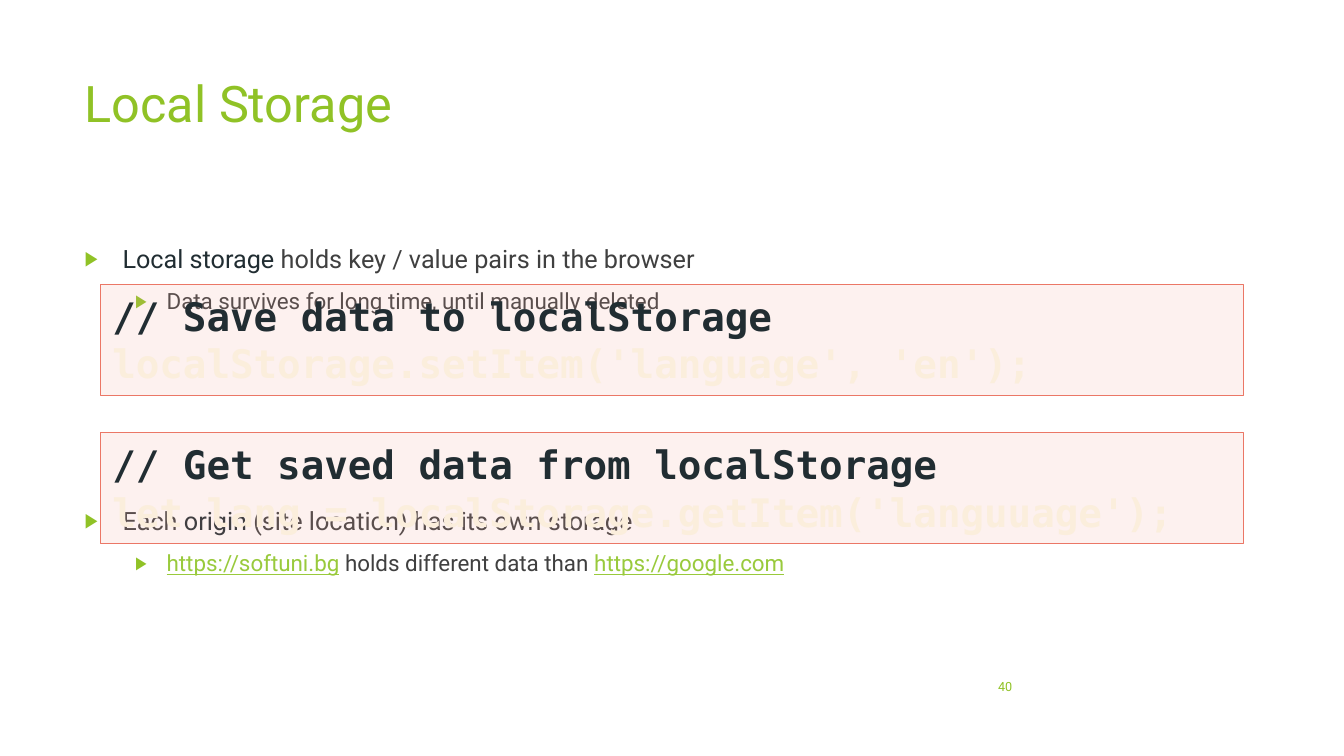
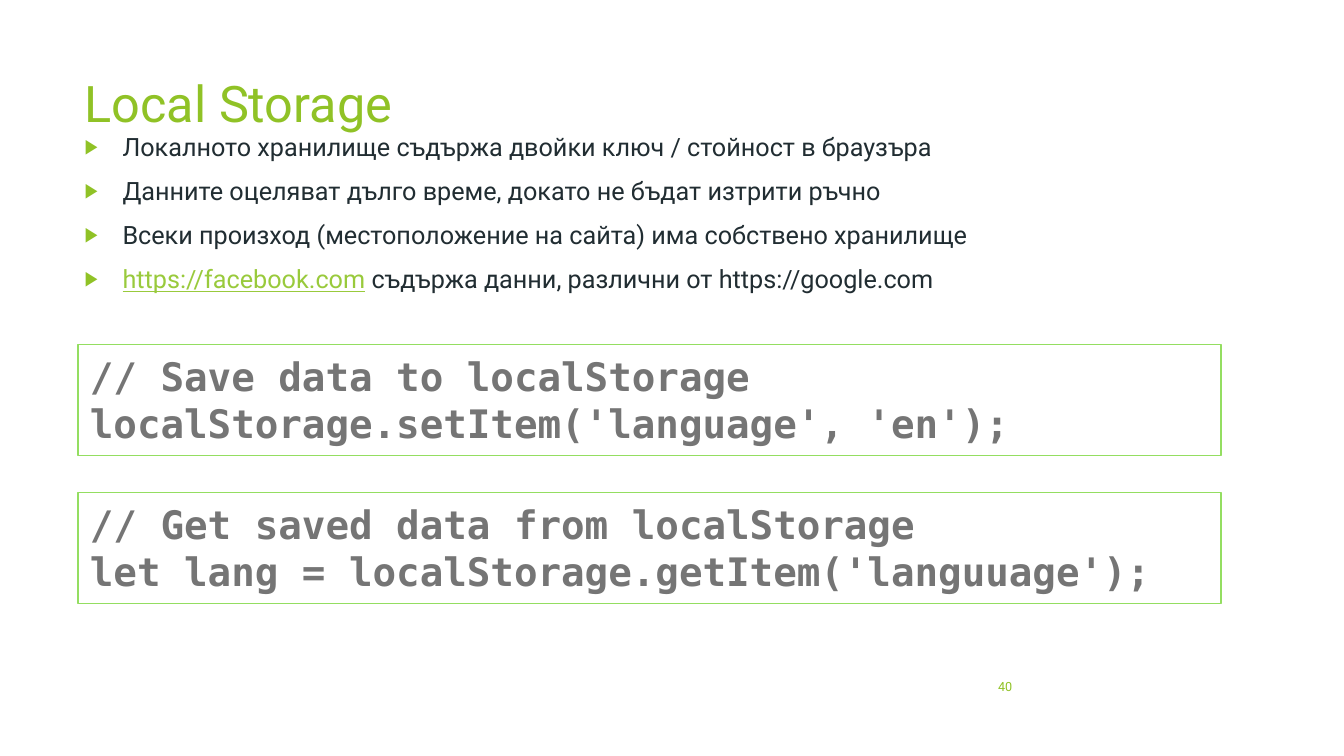
Before and after one commit to profjordanov/hybrid-app-development, a slide deck: slide 40 of 03. Async JS/tasks.pptx. Drawn at 1344x756 pixels with LibreOffice and Linux fonts; fonts in the diff are those of the drawing. Boxes give left, top, right and bottom in pixels: in the first picture for what was removed or moved away, otherwise in the second. Text is boxed around its words. In the diff, an @@ line names an element or a change of style, - is before the commit and + after.

```diff
--- a/03. Async JS/tasks.pptx
+++ b/03. Async JS/tasks.pptx
@@ text at <box>123,137,967,294</box>: text changed; size 16 to 18 pt; text colour #404040 to #212D32 @@
-▶ Local storage holds key / value pairs in the browser
-  ▶ Data survives for long time, until manually deleted
-▶ Each origin (site location) has its own storage
-  ▶ https://softuni.bg holds different data than https://google.com
+▶ Локалното хранилище съдържа двойки ключ / стойност в браузъра
+▶ Данните оцеляват дълго време, докато не бъдат изтрити ръчно
+▶ Всеки произход (местоположение на сайта) има собствено хранилище
+▶ https://facebook.com съдържа данни, различни от https://google.com
@@ rectangle "// Save data to localStorage": place and size @@
-rectangle "// Save data to localStorage" at <box>101,284,1244,395</box>
+rectangle "// Save data to localStorage" at <box>78,345,1221,456</box>
@@ rectangle "// Save data to localStorage" at <box>78,345,1221,456</box>: text colour #212D32 to #767676 in "// Save data to localStorage"; text colour #FBEEDC to #767676 in "localStorage.setItem('language', 'en');"; fill #F2A499 at 15% opacity to none; outline #EB7766 1 pt to #94DE61 1 pt @@
@@ rectangle "// Get saved data from ...": place and size @@
-rectangle "// Get saved data from ..." at <box>101,433,1244,543</box>
+rectangle "// Get saved data from ..." at <box>78,493,1221,604</box>
@@ rectangle "// Get saved data from ..." at <box>78,493,1221,604</box>: text colour #212D32 to #767676 in "// Get saved data from localStorage"; text colour #FBEEDC to #767676 in "let lang = localStorage.getItem('languuage');"; fill #F2A499 at 15% opacity to none; outline #EB7766 1 pt to #94DE61 1 pt @@
```
Also in this commit, not shown: 50 other slides changed, 9 slides added, 13 slides removed, 1 other file.
